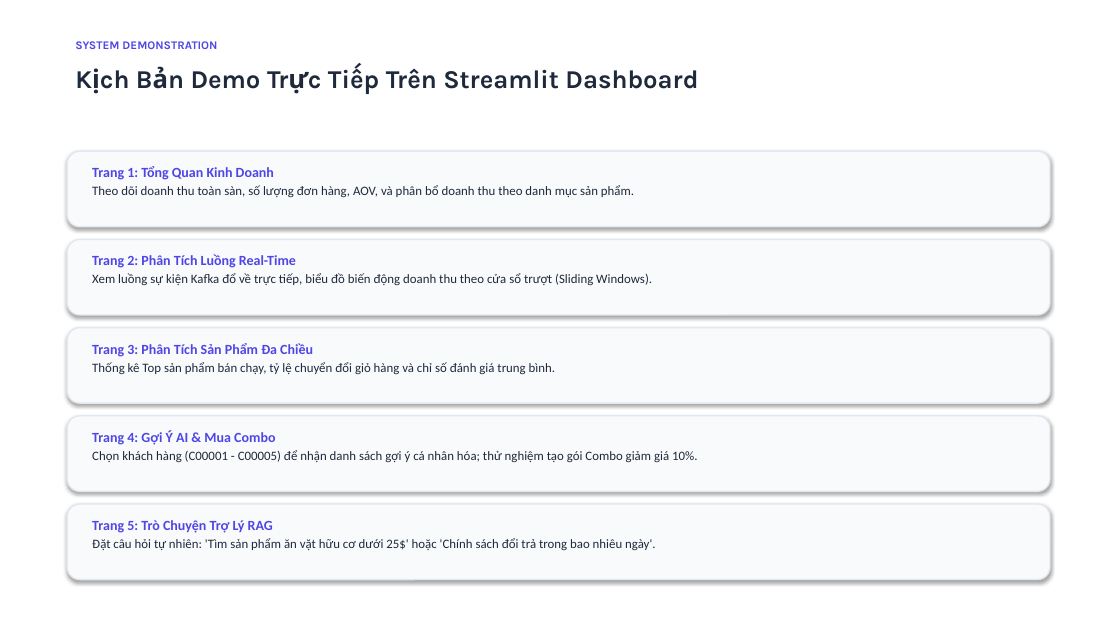
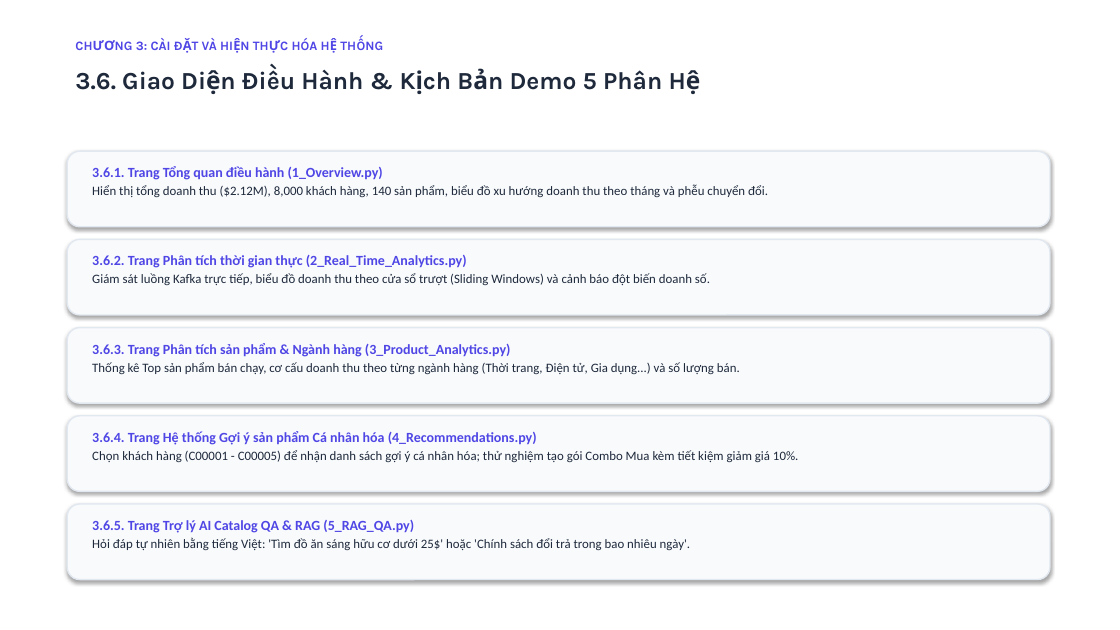
Before and after one commit to linhle100905/real-time-retail-analytics-platform, a slide deck: slide 9 of docs/Bao_Cao_Thuyet_Trinh_Do_An.pptx (slide 10 before the commit). Drawn at 1120x630 pixels with LibreOffice and Linux fonts; fonts in the diff are those of the drawing. Boxes give left, top, right and bottom in pixels: in the first picture for what was removed or moved away, otherwise in the second. Text is boxed around its words. In the diff, an @@ line names an element or a change of style, - is before the commit and + after.

```diff
--- a/docs/Bao_Cao_Thuyet_Trinh_Do_An.pptx
+++ b/docs/Bao_Cao_Thuyet_Trinh_Do_An.pptx
@@ text at bbox=[136, 38, 318, 50]: text changed; size 10 to 11 pt @@
-SYSTEM DEMONSTRATION
+CHƯƠNG 3: CÀI ĐẶT VÀ HIỆN THỰC HÓA HỆ THỐNG
@@ text at bbox=[75, 70, 662, 90]: text changed; size 22 to 21 pt @@
-Kịch Bản Demo Trực Tiếp Trên Streamlit Dashboard
+3.6. Giao Diện Điều Hành & Kịch Bản Demo 5 Phân Hệ
@@ text at bbox=[92, 166, 768, 197]: text changed @@
-Trang 1: Tổng Quan Kinh Doanh
-Theo dõi doanh thu toàn sàn, số lượng đơn hàng, AOV, và phân bổ doanh thu theo danh mục sản phẩm.
+3.6.1. Trang Tổng quan điều hành (1_Overview.py)
+Hiển thị tổng doanh thu ($2.12M), 8,000 khách hàng, 140 sản phẩm, biểu đồ xu hướng doanh thu theo tháng và phễu chuyển đổi.
@@ text at bbox=[92, 255, 710, 285]: text changed @@
-Trang 2: Phân Tích Luồng Real-Time
-Xem luồng sự kiện Kafka đổ về trực tiếp, biểu đồ biến động doanh thu theo cửa sổ trượt (Sliding Windows).
+3.6.2. Trang Phân tích thời gian thực (2_Real_Time_Analytics.py)
+Giám sát luồng Kafka trực tiếp, biểu đồ doanh thu theo cửa sổ trượt (Sliding Windows) và cảnh báo đột biến doanh số.
@@ text at bbox=[92, 343, 740, 374]: text changed @@
-Trang 3: Phân Tích Sản Phẩm Đa Chiều
-Thống kê Top sản phẩm bán chạy, tỷ lệ chuyển đổi giỏ hàng và chỉ số đánh giá trung bình.
+3.6.3. Trang Phân tích sản phẩm & Ngành hàng (3_Product_Analytics.py)
+Thống kê Top sản phẩm bán chạy, cơ cấu doanh thu theo từng ngành hàng (Thời trang, Điện tử, Gia dụng...) và số lượng bán.
@@ text at bbox=[92, 431, 798, 462]: text changed @@
-Trang 4: Gợi Ý AI & Mua Combo
-Chọn khách hàng (C00001 - C00005) để nhận danh sách gợi ý cá nhân hóa; thử nghiệm tạo gói Combo giảm giá 10%.
+3.6.4. Trang Hệ thống Gợi ý sản phẩm Cá nhân hóa (4_Recommendations.py)
+Chọn khách hàng (C00001 - C00005) để nhận danh sách gợi ý cá nhân hóa; thử nghiệm tạo gói Combo Mua kèm tiết kiệm giảm giá 10%.
@@ text at bbox=[92, 520, 690, 550]: text changed @@
-Trang 5: Trò Chuyện Trợ Lý RAG
-Đặt câu hỏi tự nhiên: 'Tìm sản phẩm ăn vặt hữu cơ dưới 25$' hoặc 'Chính sách đổi trả trong bao nhiêu ngày'.
+3.6.5. Trang Trợ lý AI Catalog QA & RAG (5_RAG_QA.py)
+Hỏi đáp tự nhiên bằng tiếng Việt: 'Tìm đồ ăn sáng hữu cơ dưới 25$' hoặc 'Chính sách đổi trả trong bao nhiêu ngày'.
```
Also in this commit, not shown: 10 other slides changed, 1 slide added, 1 slide removed.
